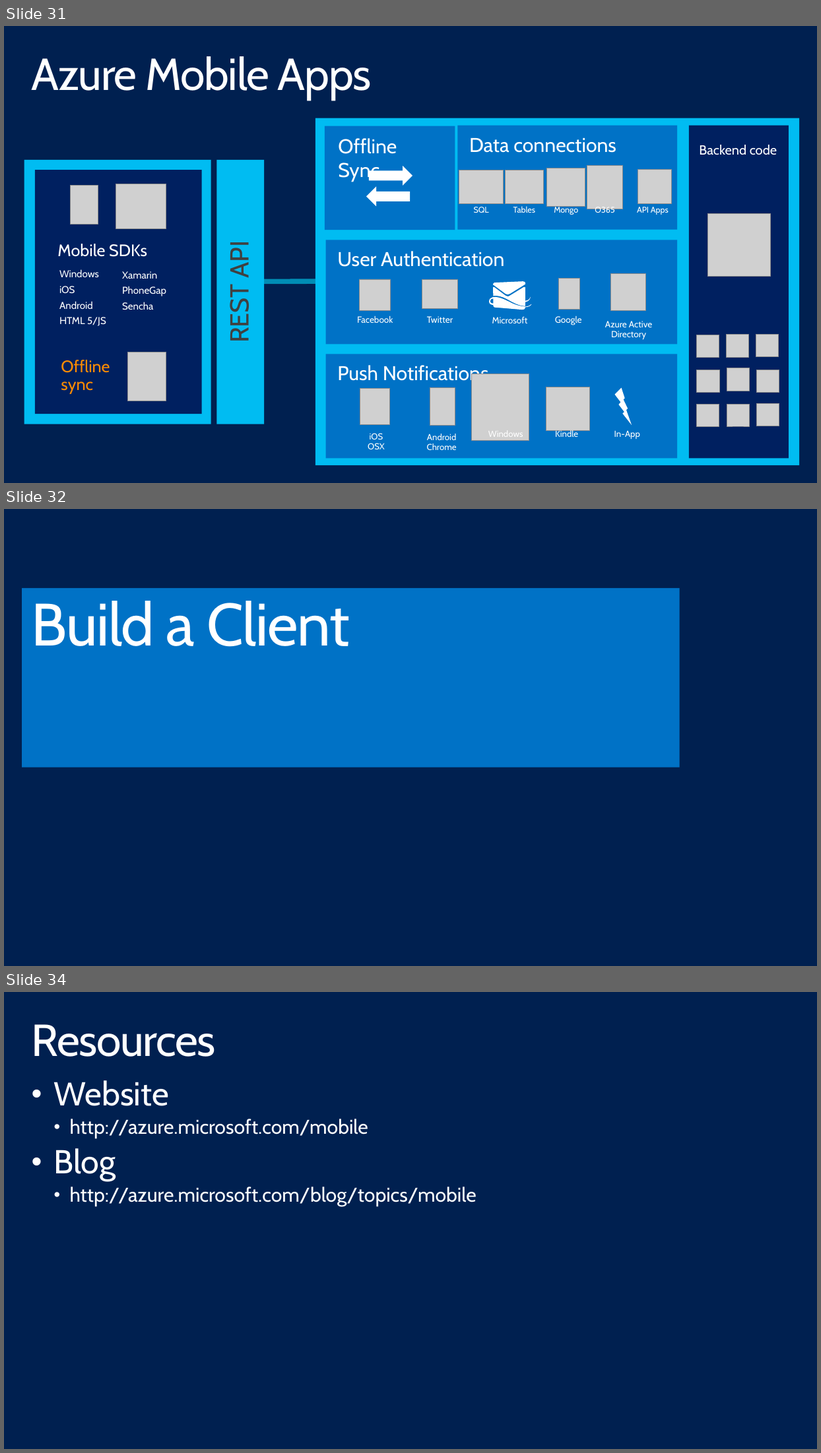
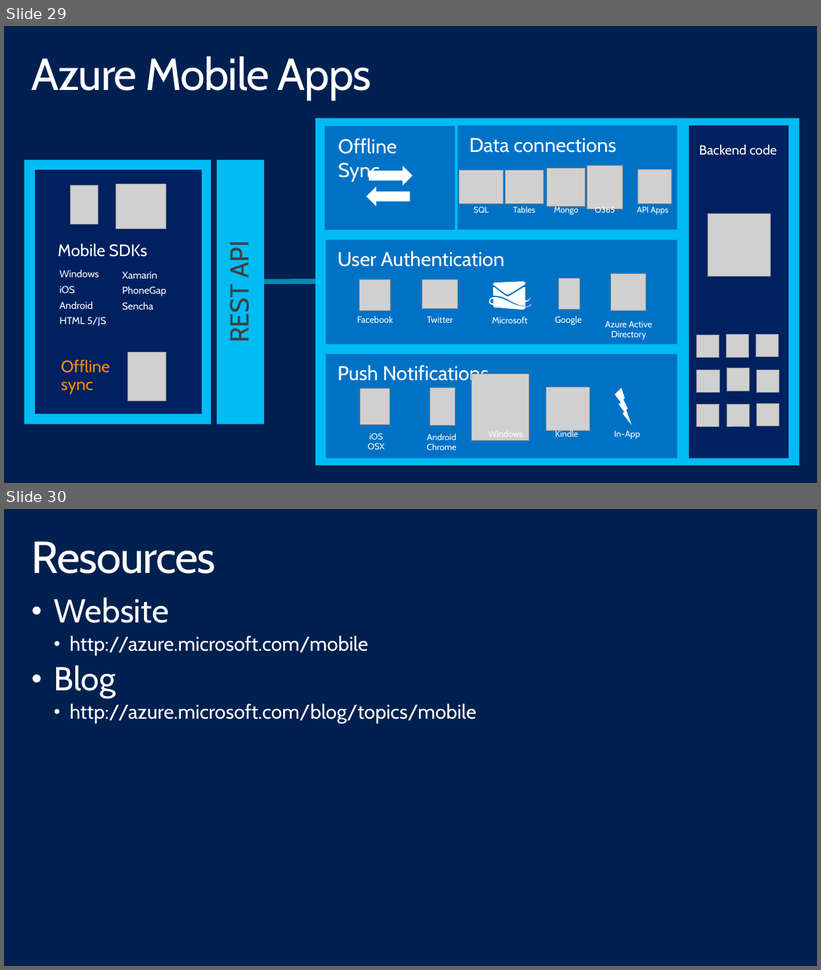
Before and after one commit to shawnweisfeld/20150531_MobileServices, a slide deck: Mobile Services.pptx. Shown one above the other, each under a label of ours: slides 31, 32 and 34 before the commit, slides 29 and 30 after it; the slides between them are not shown. The pictures are 821x1453 and 821x970 pixels, drawn with LibreOffice and Linux fonts; fonts in the diff are those of the drawing; grey boxes stand for pictures; background and template pictures are left out. Boxes give left, top, right and bottom in pixels: in the first picture for what was removed or moved away, otherwise in the second. Text is boxed around its words. In the diff, an @@ line names an element or a change of style, - is before the commit and + after.

```diff
--- a/Mobile Services.pptx
+++ b/Mobile Services.pptx
@@ slide 32 removed at [4,509,817,966], background #002050 @@
@@ rectangle removed at [22,588,680,767] @@
@@ title removed at [32,601,350,647] @@
-Build a Client
@@ what was slide 31 is now slide 29 @@
@@ what was slide 34 is now slide 30 @@
```
Also in this commit, not shown: 1 slide changed, 3 other slides removed.
